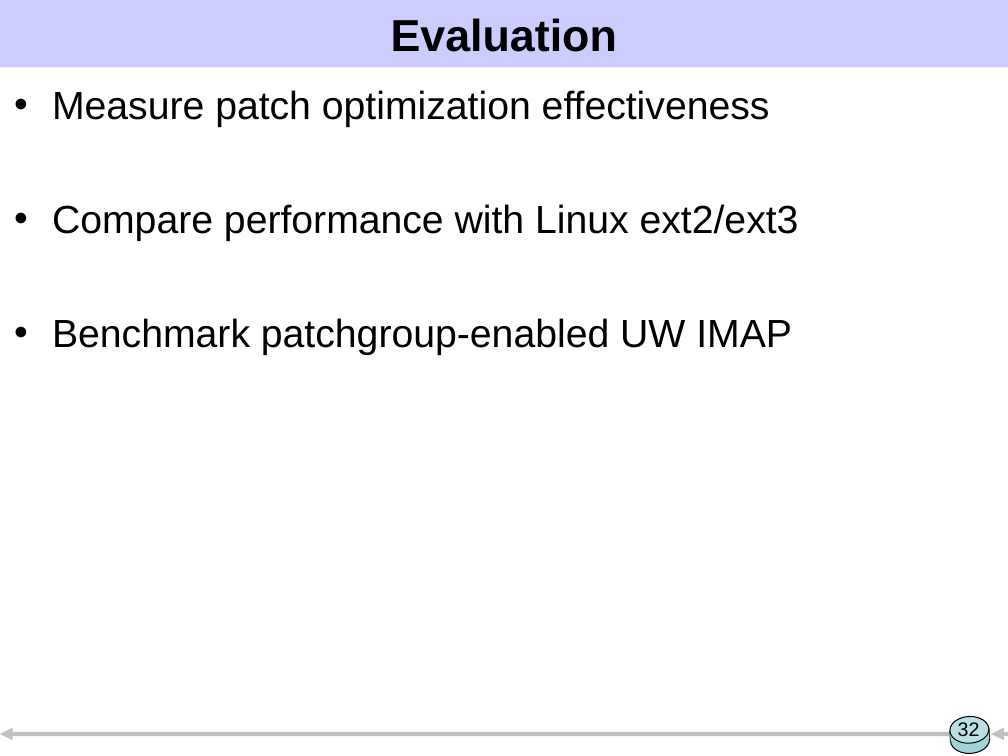
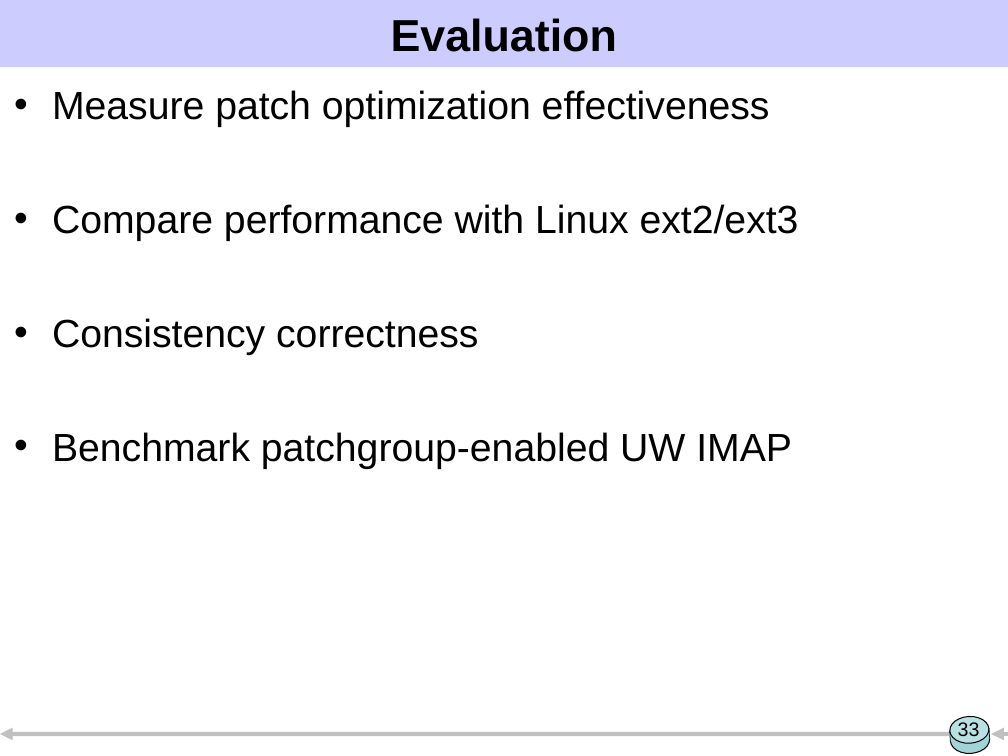
Before and after one commit to ucla-readable/fstitch-doc, a slide deck: slide 33 of sosp/pres.ppt (slide 32 before the commit). Drawn at 1008x756 pixels with LibreOffice and Linux fonts; fonts in the diff are those of the drawing. Boxes give left, top, right and bottom in pixels: in the first picture for what was removed or moved away, otherwise in the second. Text is boxed around its words. In the diff, an @@ line names an element or a change of style, - is before the commit and + after.

```diff
--- a/sosp/pres.ppt
+++ b/sosp/pres.ppt
@@ text at [52, 318, 478, 355]: paragraph added @@
+• Consistency correctness
@@ page number at [958, 722, 980, 741]: text changed @@
-32
+33
```
Also in this commit, not shown: 13 other slides changed, 5 slides added, 1 slide removed.
